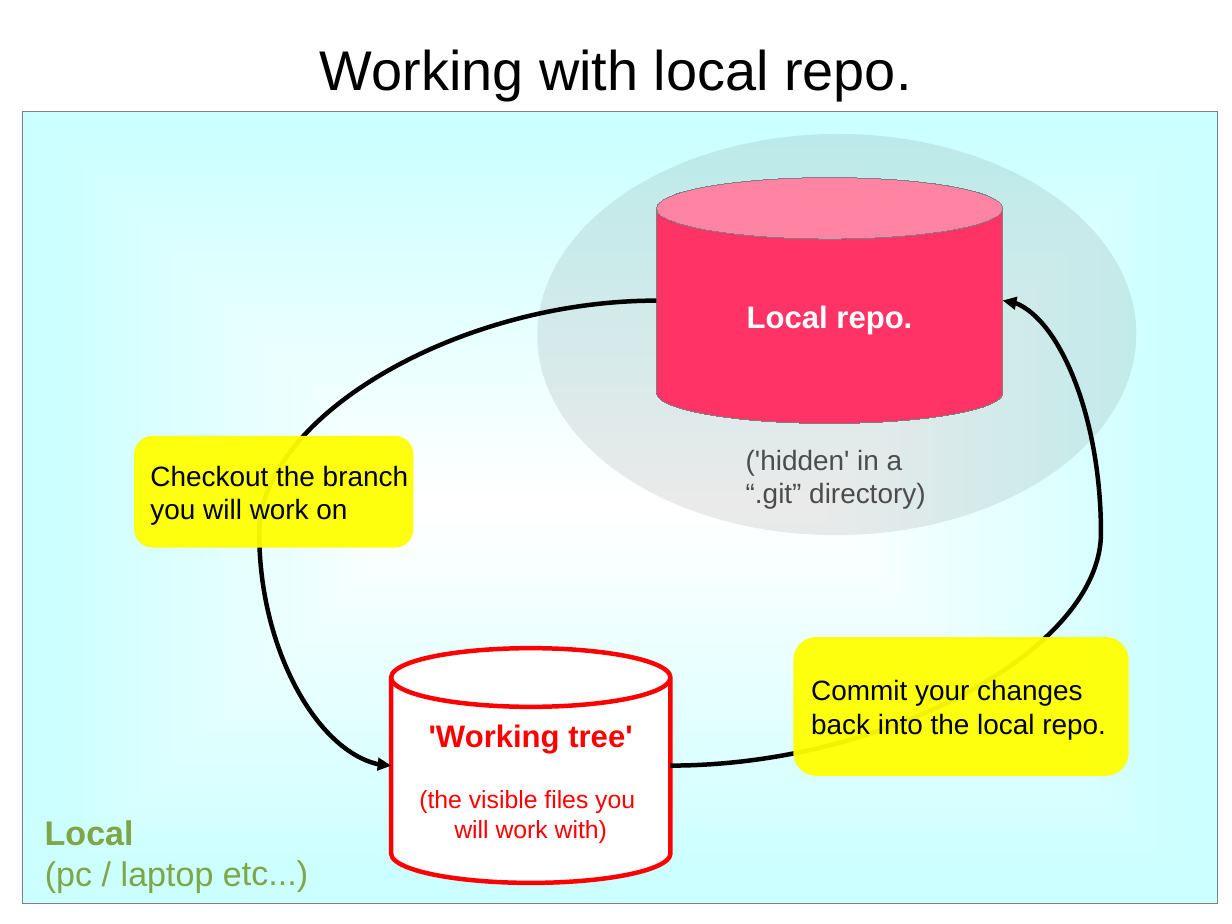
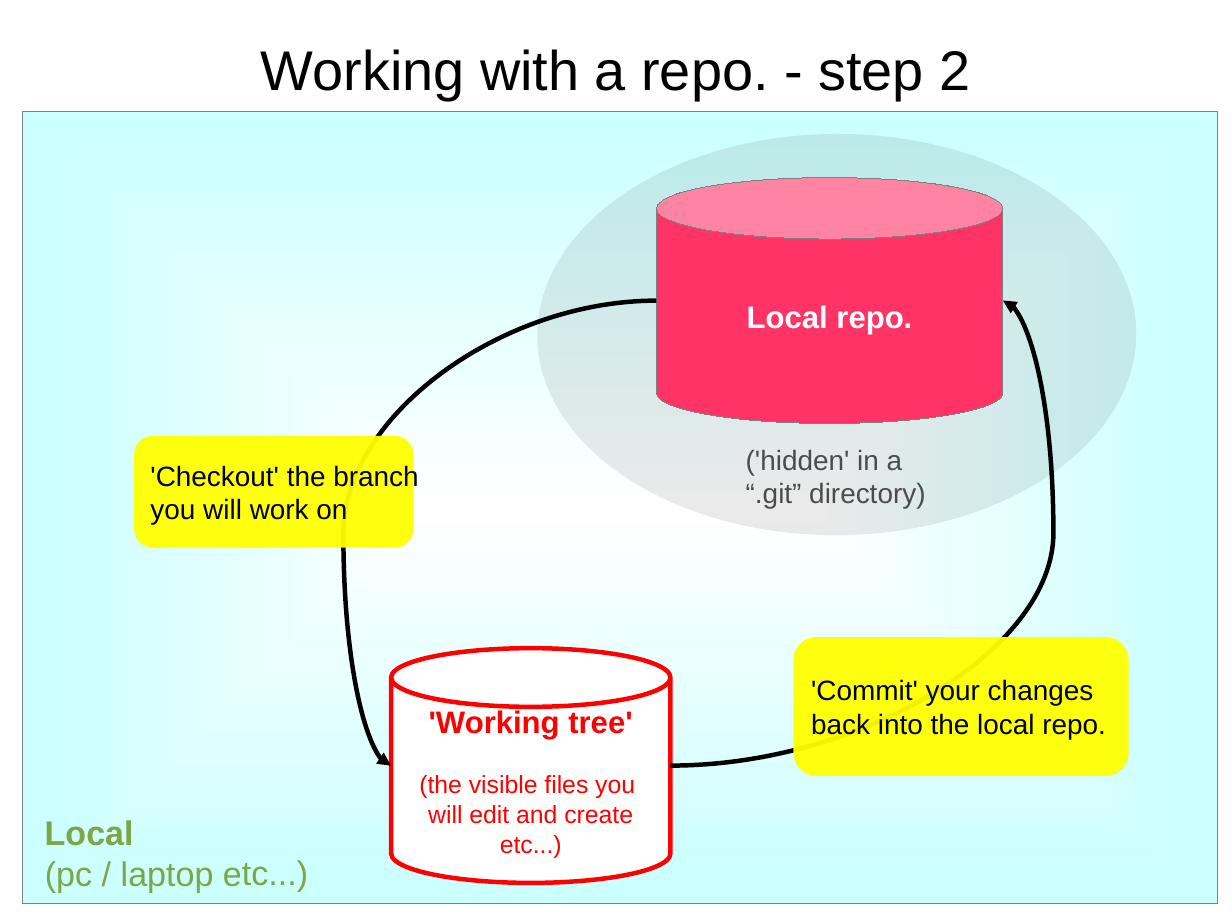
Before and after one commit to owdqa/owd_test_cases, a slide deck: slide 3 of Docs/Github guide.odp. Drawn at 1232x924 pixels with LibreOffice and Linux fonts; fonts in the diff are those of the drawing. Boxes give left, top, right and bottom in pixels: in the first picture for what was removed or moved away, otherwise in the second. Text is boxed around its words. In the diff, an @@ line names an element or a change of style, - is before the commit and + after.

```diff
--- a/Docs/Github guide.odp
+++ b/Docs/Github guide.odp
@@ title at (x1=261, y1=49, x2=970, y2=100): text changed @@
-Working with local repo.
+Working with a repo. - step 2
@@ curved arrow (656, 301) - (391, 766): route changed @@
@@ curved arrow (671, 766) - (1003, 301): route changed @@
@@ text in rounded rectangle at (x1=150, y1=464, x2=418, y2=491): text changed @@
-Checkout the branch
+'Checkout' the branch
@@ text in rounded rectangle at (x1=811, y1=679, x2=1094, y2=706): text changed @@
-Commit your changes
+'Commit' your changes
@@ text in cylinder at (x1=428, y1=805, x2=633, y2=858): text changed @@
-will work with)
+will edit and create
+etc...)
```
Also in this commit, not shown: 10 other slides changed, 1 other file.
